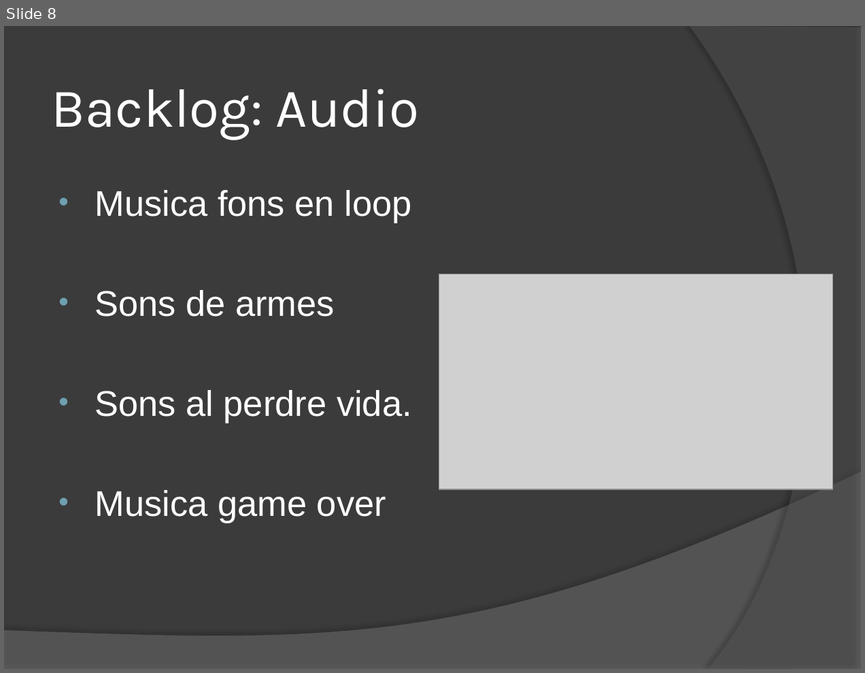
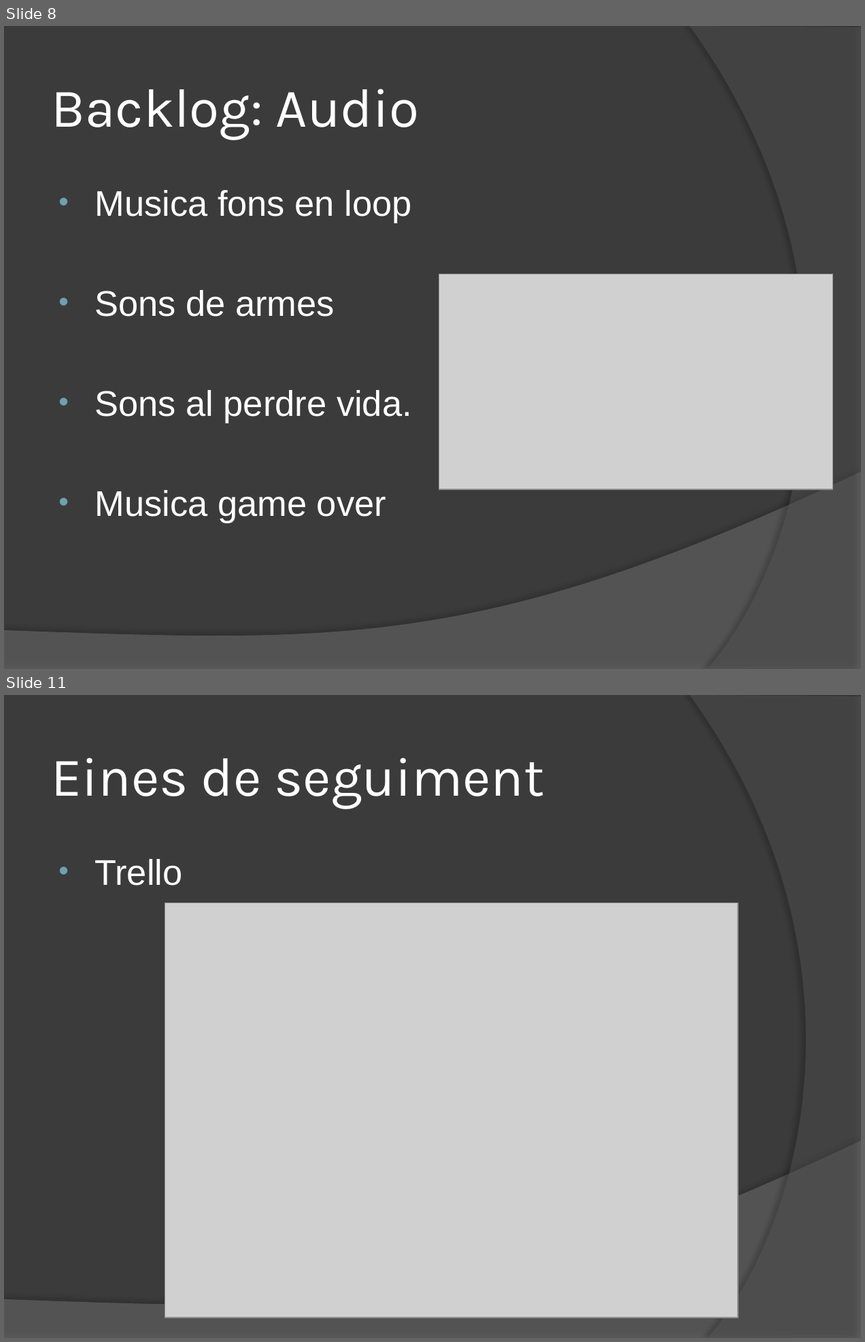
Before and after one commit to OriolGarciaFores/Projecte_Storm_Bullets, a slide deck: M013_UF1_Prototip_2_Oriol_Garcia/Prototip 2.pptx. Shown one above the other, each under a label of ours: slide 8 before the commit, slides 8 and 11 after it; the slides between them are not shown. The pictures are 865x673 and 865x1342 pixels, drawn with LibreOffice and Linux fonts; fonts in the diff are those of the drawing; grey boxes stand for pictures. Boxes give left, top, right and bottom in pixels: in the first picture for what was removed or moved away, otherwise in the second. Text is boxed around its words. In the diff, an @@ line names an element or a change of style, - is before the commit and + after.

```diff
--- a/M013_UF1_Prototip_2_Oriol_Garcia/Prototip 2.pptx
+++ b/M013_UF1_Prototip_2_Oriol_Garcia/Prototip 2.pptx
@@ slide 11 added at (4,695,861,1338), background #3B3B3B; not listed: 2 template elements that a slide beside it also shows @@
@@ title added at (51,758,545,809), 46 pt, text #FFFFFF @@
+Eines de seguiment
@@ text added at (94,859,182,885), 30 pt, text #FFFFFF @@
+• Trello
@@ picture added at (164,902,738,1317) @@
```
Also in this commit, not shown: 2 slides changed, 2 other slides added, 2 slides removed, 1 other file.
